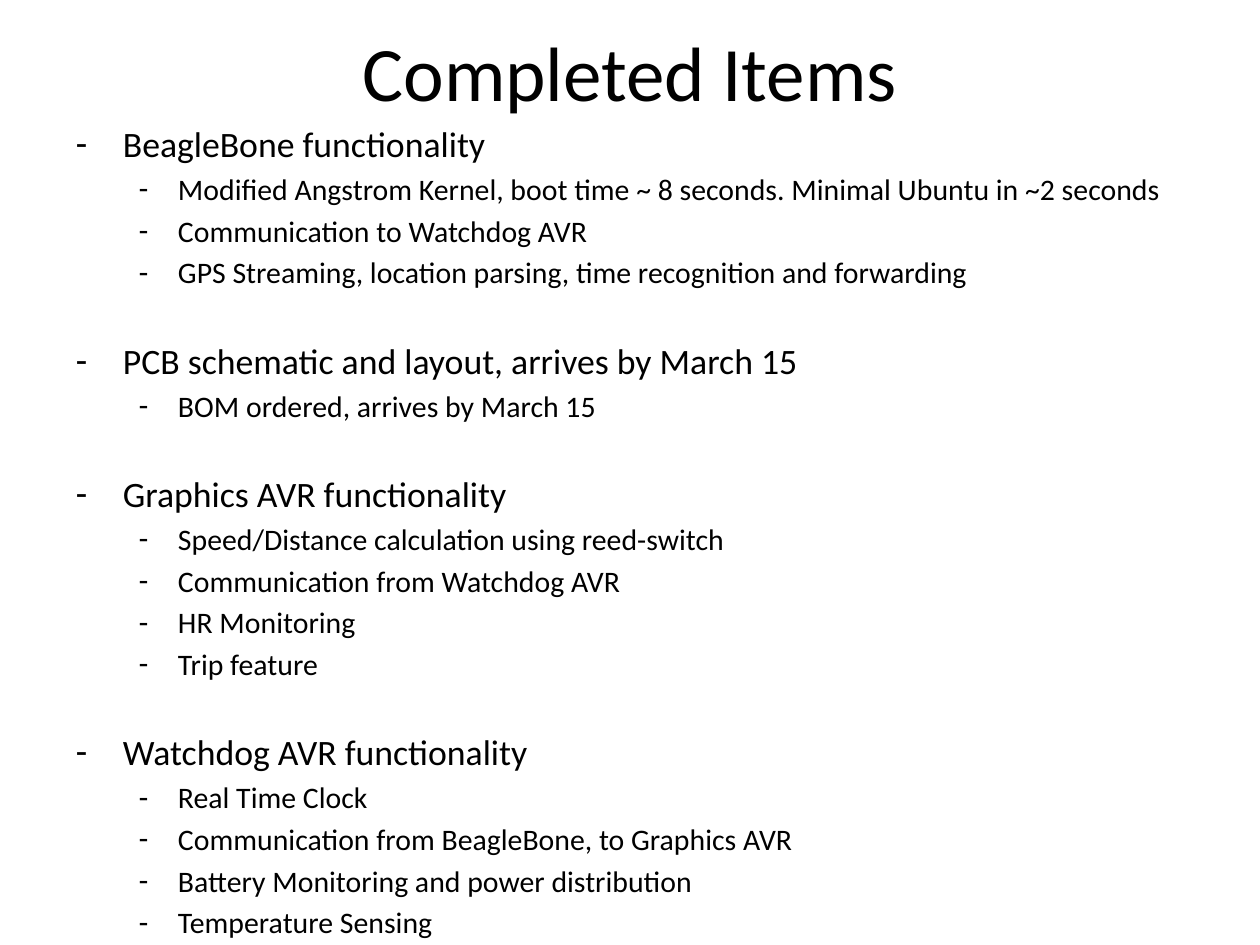
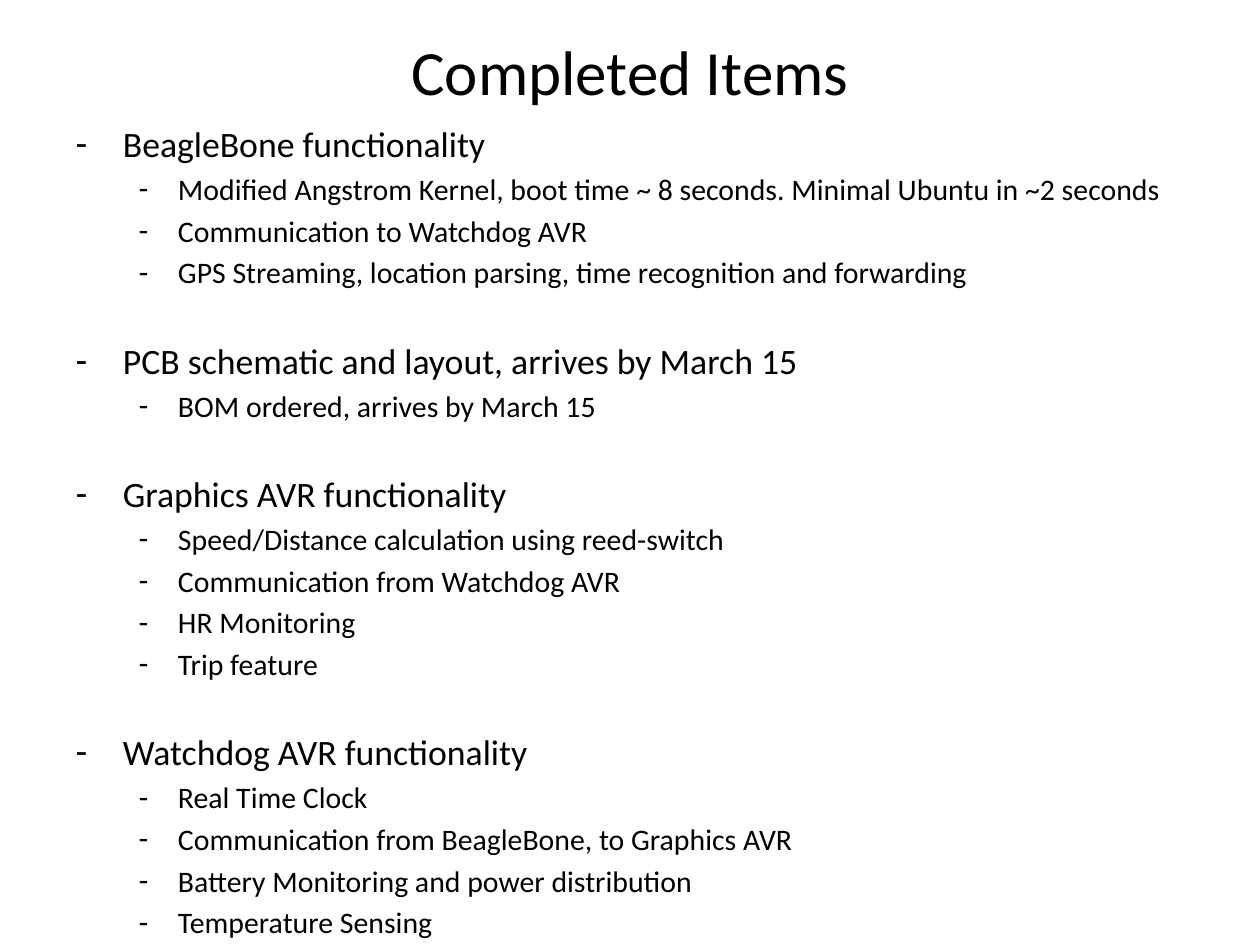
Before and after one commit to tsukolsky/SeniorDesign, a slide deck: slide 1 of Files/powerpoints/toddsCriticalDesignReviewSlides.pptx. Drawn at 1260x945 pixels with LibreOffice and Linux fonts; fonts in the diff are those of the drawing. Boxes give left, top, right and bottom in pixels: in the first picture for what was removed or moved away, otherwise in the second. Text is boxed around its words. In the diff, an @@ line names an element or a change of style, - is before the commit and + after.

```diff
--- a/Files/powerpoints/toddsCriticalDesignReviewSlides.pptx
+++ b/Files/powerpoints/toddsCriticalDesignReviewSlides.pptx
@@ title "Completed Items" at [411, 51, 848, 105]: size 44 to 36 pt @@
```
Also in this commit, not shown: 1 other slide changed, 1 slide added, 8 other files.
